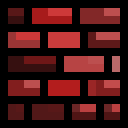
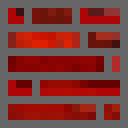
The second 128x128 image is a revision of the first. Changes to its layers:
hid group "wall.png" (1 layers) over [0,0,128,128]
painted on "wall" (2nd of 4, in "wall.png") over [8,8,120,120]
hid group "wall2.png" (1 layers) over [0,0,128,128]
renamed "Layer 2" to "wall", opacity 60% → 100%, painted on it over [0,0,128,128]
removed layer "wall.png" (2nd of 3, in "wall2.png") from group "wall2.png" over [0,0,128,128]
renamed "Layer 1" to "wall", opacity 84% → 100%, painted on it over [0,0,128,128]
removed layer "wall.png" (3rd of 3, in "wall3.png") from group "wall3.png" over [0,0,128,128]
